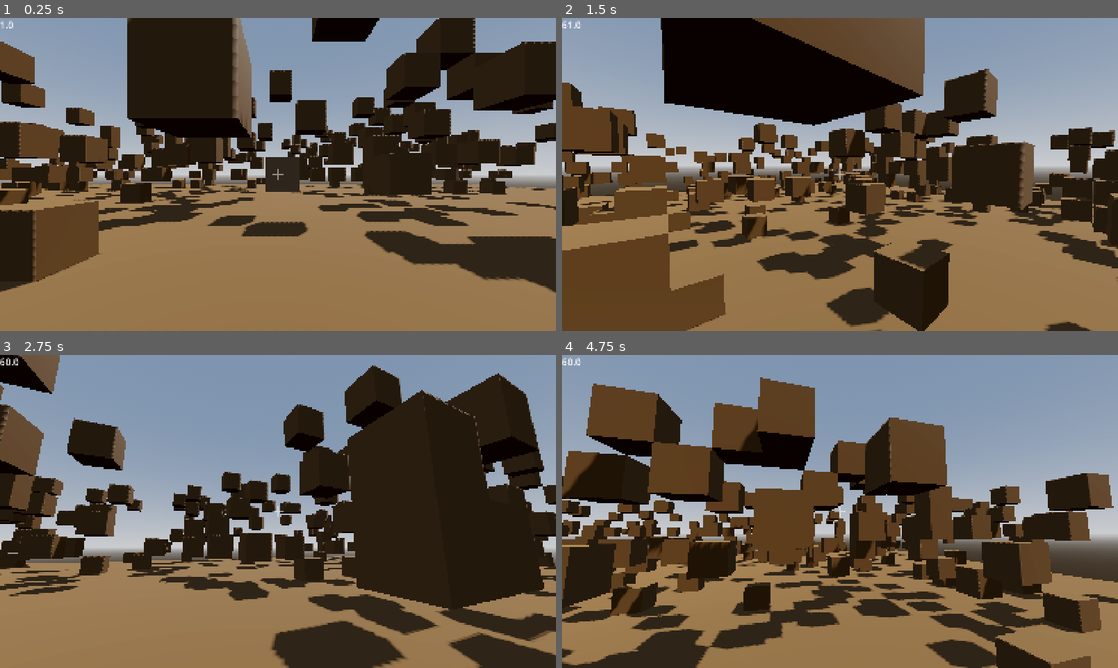
Above: before the commit, frames 1-4 (two rows, left to right).
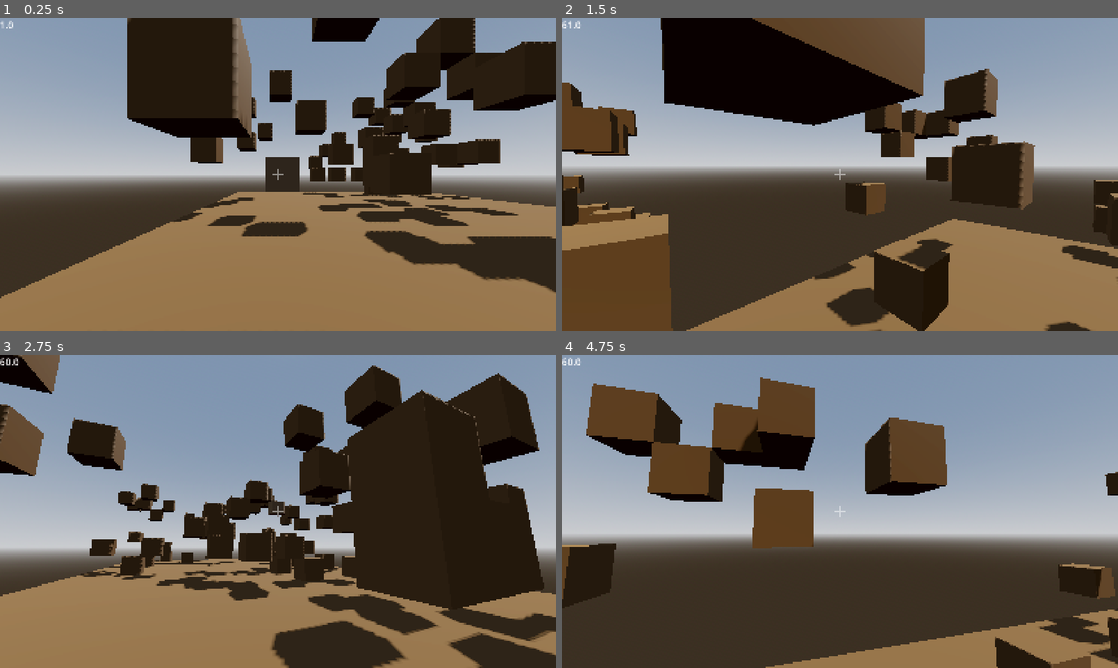
Above: after the commit, the same moments.

Repository: PixelSaver/PlacePixels
Game: Godot game, scene res://scriptsnscenes/main.tscn
The game is run twice, just before and just after one commit, with the same random seed, the same clock (stepped at 60 frames per second) and the same inputs.
Inputs (mouse positions are in pixels of both pictures, inside the frame that each line leads up to):
- Up to frame 1 (0.25 s): no input
- Up to frame 2 (1.5 s): tap Enter at 0.5 s; move the mouse to (867, 174) at 0.52 s; hold W (up) from 0.53 s (still down); click (867, 174) at 0.6 s; tap Space (jump) at 0.77 s; move the mouse to (812, 174) at 1.27 s; right-click (812, 174) at 1.35 s
- Up to frame 3 (2.75 s): keep holding W (up); tap Space (jump) at 1.52 s; move the mouse to (289, 505) at 2.02 s; click (289, 505) at 2.1 s
- Up to frame 4 (4.75 s): keep holding W (up); move the mouse to (834, 517) at 2.77 s; right-click (834, 517) at 2.85 s; tap Space (jump) at 3.02, 3.77, 4.52 s; move the mouse to (878, 514) at 3.52 s; click (878, 514) at 3.6 s; move the mouse to (795, 508) at 4.27 s; right-click (795, 508) at 4.35 s

The runs differ from the first frame. In frame 1, 18% of the frame differs, in the area x 0-100%, y 7-90%; in frame 2, 22%; in frame 3, 12%; in frame 4, 39%, in the area x 0-100%, y 27-100%.

Commit message:
Chunk loading kind of works?? Its so finicky and I think its whenever the player enteres negative coords. Dang it.

Diff:
--- a/project.godot
+++ b/project.godot
@@ -19,6 +19,7 @@
 
 BlockRegistry="*res://scriptsnscenes/blocks/block_registry.gd"
 Global="*res://scriptsnscenes/global.gd"
+Settings="*res://scriptsnscenes/settings.gd"
 
 [display]
 
--- a/scriptsnscenes/blocks/chunk.gd
+++ b/scriptsnscenes/blocks/chunk.gd
@@ -154,7 +154,10 @@
 
 ## Return the chunk position for a given global position
 static func global_to_chunk_coords(global_vec:Vector3i) -> Vector2i:
-	return Vector2(float(global_vec.x)/float(CHUNK_SIZE), float(global_vec.z)/float(CHUNK_SIZE)).floor()
+	return Vector2i(
+		floor(float(global_vec.x) / float(CHUNK_SIZE)),
+		floor(float(global_vec.z) / float(CHUNK_SIZE))
+	)
 static func chunk_to_global_coords(chunk_coords:Vector3i, chunk:Chunk) -> Vector3i:
 	return Vector3i(chunk_coords.x + chunk.chunk_position.x, chunk_coords.y, chunk_coords.z + chunk.chunk_position.y)
 
--- a/scriptsnscenes/global.gd
+++ b/scriptsnscenes/global.gd
@@ -2,3 +2,10 @@
 
 var world_gen : WorldGen
 var player : Player
+signal player_chunk_update(new_chunk:Chunk)
+var player_chunk : Chunk :
+	set(val):
+		if val == player_chunk: return
+		player_chunk_update.emit(val)
+		print("Player entered new chunk, %s" % val.chunk_position)
+		player_chunk = val
--- a/scriptsnscenes/player/player.gd
+++ b/scriptsnscenes/player/player.gd
@@ -44,6 +44,7 @@
 		velocity.y = JUMP_VELOCITY
 
 	move_and_slide()
+	Global.player_chunk = Global.world_gen.get_chunk(Chunk.global_to_chunk_coords(self.global_position))
 
 func _process(_delta: float) -> void:
 	var res = raycast_block(camera.global_transform.origin, -camera.global_transform.basis.z)
--- a/scriptsnscenes/player/player.tscn
+++ b/scriptsnscenes/player/player.tscn
@@ -17,7 +17,6 @@
 
 [node name="Player" type="CharacterBody3D" node_paths=PackedStringArray("highlight_mesh")]
 script = ExtResource("1_3vyb7")
-mouse_sensitivity = null
 highlight_mesh = NodePath("HighlightMesh")
 
 [node name="Head" type="Node3D" parent="."]
--- /dev/null
+++ b/scriptsnscenes/settings.gd
@@ -0,0 +1,3 @@
+extends Node
+
+var render_distance : int = 1
--- a/scriptsnscenes/worldgen/world_gen.gd
+++ b/scriptsnscenes/worldgen/world_gen.gd
@@ -15,6 +15,8 @@
 		_generate_flat_world(chunk)
 	for chunk in loaded_chunks.values():
 		chunk.build_mesh(_get_neighbor_chunks(chunk.chunk_position))
+
+	Global.player_chunk_update.connect(_on_player_chunk_update)
 
 ## Adds a chunk to the world, and returns the chunk.
 ## If there is a chunk in that position already, return that chunk
@@ -64,3 +66,37 @@
 			if loaded_chunks.has(pos):
 				neighbors[pos] = loaded_chunks[pos]
 	return neighbors
+
+func _on_player_chunk_update(new_chunk:Chunk):
+	var chunks_in_render: Array[Vector2i] = []
+
+	for dx in range(-Settings.render_distance, Settings.render_distance + 1):
+		for dz in range(-Settings.render_distance, Settings.render_distance + 1):
+			if dx*dx + dz*dz <= Settings.render_distance * Settings.render_distance:
+				chunks_in_render.append(new_chunk.chunk_position + Vector2i(dx, dz))
+
+	print("All chunks to render: %s" % str(chunks_in_render))
+
+	var to_unload: Array[Vector2i] = []
+	for pos in loaded_chunks.keys():
+		if pos not in chunks_in_render:
+			to_unload.append(pos)
+
+	for pos in to_unload:
+		_unload_chunk(pos)
+
+	for chunk_pos in chunks_in_render:
+		_load_chunk(chunk_pos)
+
+	print("Loaded chunks: %s" % str(loaded_chunks.keys()))
+
+
+func _load_chunk(chunk_pos:Vector2i):
+	if loaded_chunks.has(chunk_pos): return
+	var added_chunk = add_chunk(chunk_pos)
+	_generate_flat_world(added_chunk)
+	added_chunk.build_mesh()
+func _unload_chunk(chunk_pos:Vector2i):
+	var chunk = loaded_chunks[chunk_pos]
+	loaded_chunks.erase(chunk_pos)
+	chunk.queue_free()
Not shown, added: scriptsnscenes/settings.gd.uid
